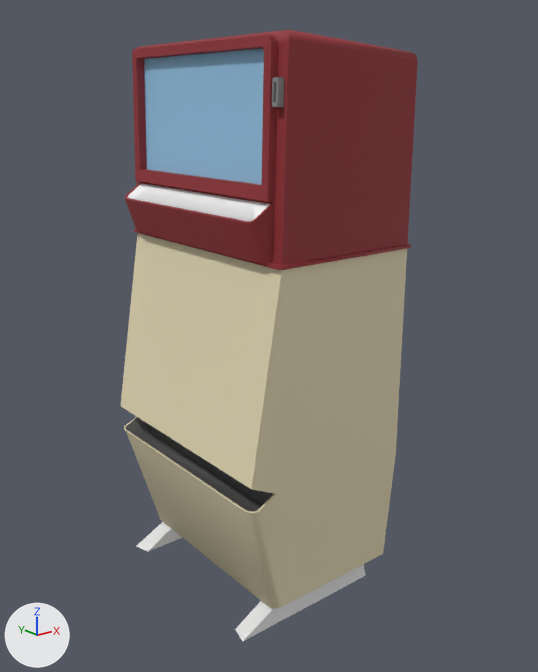
Before and after pictures for a commit that changed the FBX model Assets/3DModels/SalonPrincipal/MaquinaTabaco/MaquinaTabaco.fbx.
Camera for both pictures: a 50 mm lens placed at (5.748, 5.716, 1.473), pointed at (7.117, 7.427, 0.788). Every picture has the same lights, and +X, +Y and +Z are marked at lower left. Where no turn or scale is listed for an object, it has been applied to the vertices.
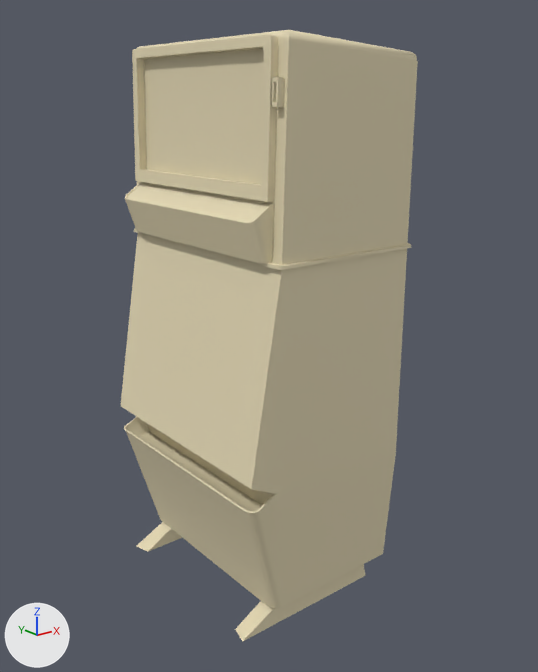
Where the newer file only moved an object's origin or applied its transform, the numbers keep the older frame.

Location of each change, (x1, y1, x2, y2) in pixels of the pictures (538 x 672 px):
'Cube.002', shading changed, recoloured
    both: (124, 30, 418, 642)
part 1 of me_cube_009, shading changed
    both: (121, 233, 407, 608)
part 2 of me_cube_009, recoloured
    both: (125, 30, 418, 270)
part 3 of me_cube_009, recoloured (grey to beige)
    both: (272, 77, 285, 107)
part 4 of me_cube_009, recoloured (white to beige)
    both: (137, 522, 366, 642)
part 5 of me_cube_009, recoloured (blue to beige)
    both: (144, 49, 264, 185)
part 6 of me_cube_009, recoloured (white to beige)
    both: (127, 184, 270, 221)
part 7 of me_cube_009, recoloured
    both: (126, 417, 273, 511)

The change, as a diff of the scene's bpy script:
```diff
--- a/Assets/3DModels/SalonPrincipal/MaquinaTabaco/MaquinaTabaco.fbx.py
+++ b/Assets/3DModels/SalonPrincipal/MaquinaTabaco/MaquinaTabaco.fbx.py
@@ me_cube_009 @@
 me_cube_009.from_pydata(...)  # 256 vertices, 228 faces; spans x -0.3..0.27, y -0.41..0.33, z -0.6..1.03
 # used by ob_cube_002; location = (7.102, 7.5, 0.605)
+# me_cube_009 part 1: edges marked sharp go from 180 to 216
+# me_cube_009 part 2: all 131 faces that had it switch from mat_cabezamaquina (red #922f34) to mat_cuerpomaquina (beige #e4d8b5)
+# me_cube_009 part 3: all 13 faces that had it switch from mat_ranuramonedas (grey #888888) to mat_cuerpomaquina (beige #e4d8b5)
+# me_cube_009 part 4: all 10 faces that had it switch from mat_patasmaquina (white #e7e7e7) to mat_cuerpomaquina (beige #e4d8b5)
+# me_cube_009 part 5: all 9 faces that had it switch from mat_selectortabaco (blue #96c6e7) to mat_cuerpomaquina (beige #e4d8b5)
+# me_cube_009 part 6: all 3 faces that had it switch from mat_panelbotones (white #ffffff) to mat_cuerpomaquina (beige #e4d8b5)
+# me_cube_009 part 7: all 13 faces that had it switch from mat_bandejarecogida (dark grey #616161) to mat_cuerpomaquina (beige #e4d8b5)
```
